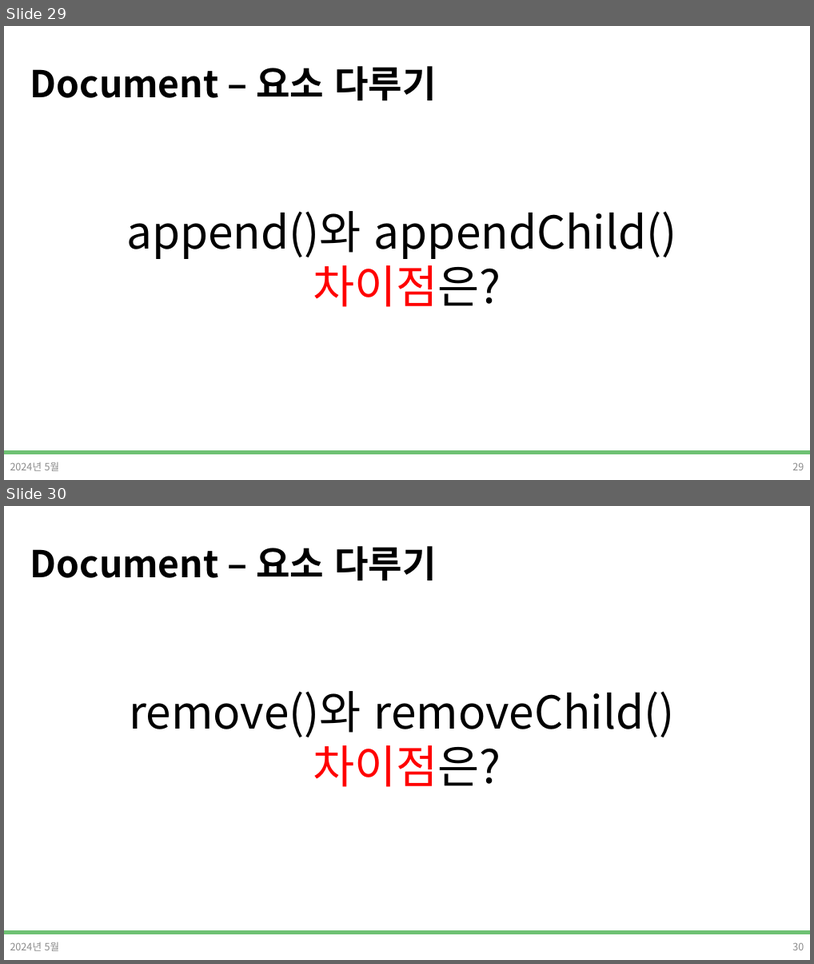
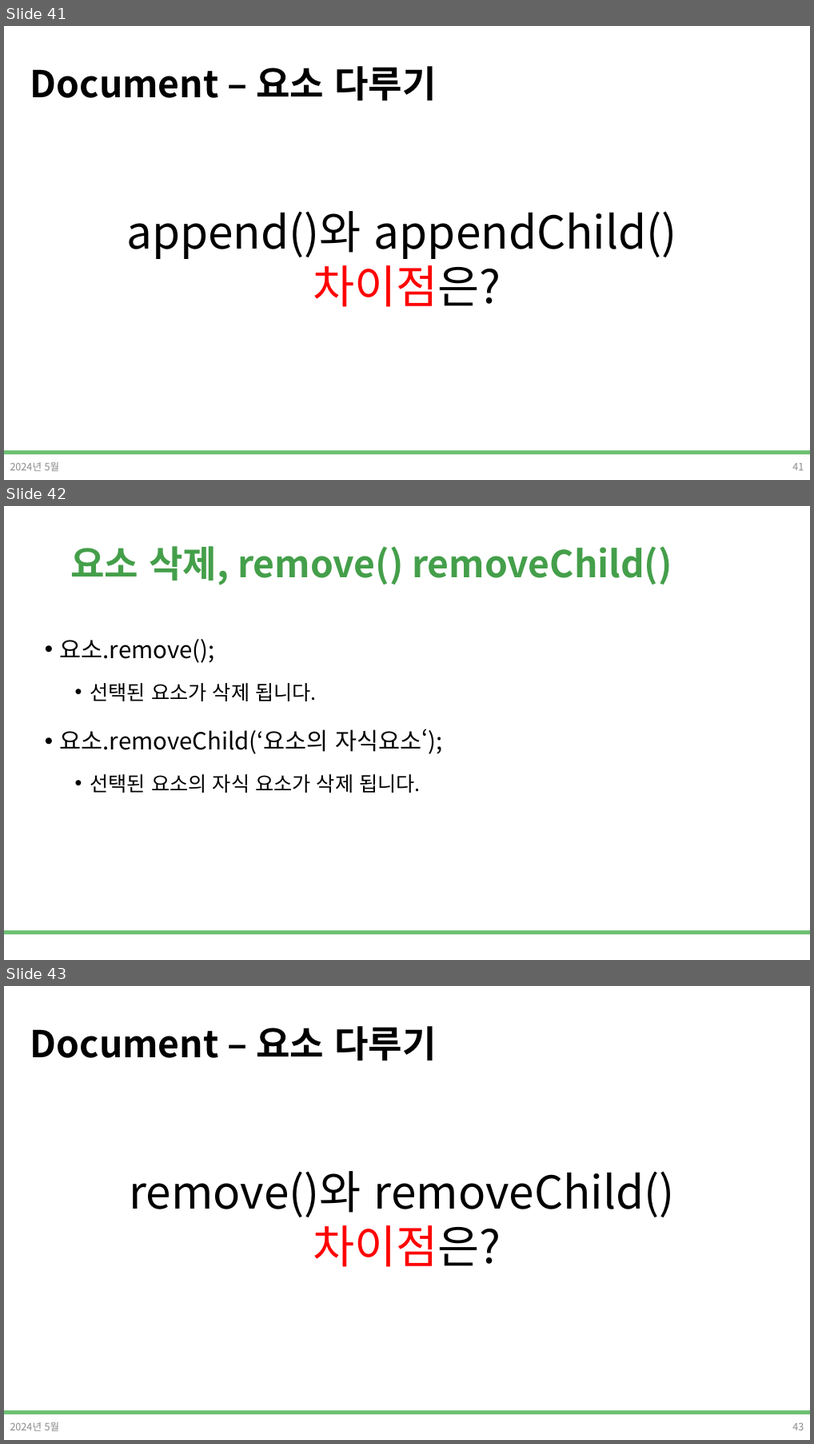
Before and after one commit to DevDamon0527/SeSAC_Yeongdeungpo_Campus_6th, a slide deck: material/[SeSAC_YDP_6] 04_2_Javascript_표준객체,DOM.pptx. Shown one above the other, each under a label of ours: slides 29 and 30 before the commit, slides 41, 42 and 43 after it. The pictures are 814x964 and 814x1444 pixels, drawn with LibreOffice and Linux fonts; fonts in the diff are those of the drawing; background and template pictures are left out. Boxes give left, top, right and bottom in pixels: in the first picture for what was removed or moved away, otherwise in the second. Text is boxed around its words. In the diff, an @@ line names an element or a change of style, - is before the commit and + after.

```diff
--- a/material/[SeSAC_YDP_6] 04_2_Javascript_표준객체,DOM.pptx
+++ b/material/[SeSAC_YDP_6] 04_2_Javascript_표준객체,DOM.pptx
@@ slide 42 added at <box>4,506,810,960</box>, background #FFFFFF; not listed: 1 template element that a slide beside it also shows @@
@@ title added at <box>70,546,673,585</box>, 44 pt, text #449F4A, bold @@
+요소 삭제, remove() removeChild()
@@ text added at <box>60,639,442,792</box>, 28 pt, text #000000 @@
+• 요소.remove();
+  • 선택된 요소가 삭제 됩니다.
+• 요소.removeChild(‘요소의 자식요소‘);
+  • 선택된 요소의 자식 요소가 삭제 됩니다.
@@ what was slide 29 is now slide 41 @@
@@ page number at <box>793,463,804,470</box>: text changed @@
-29
+41
@@ what was slide 30 is now slide 43 @@
@@ page number at <box>793,1423,804,1430</box>: text changed @@
-30
+43
```
Also in this commit, not shown: 2 slides changed, 16 other slides added, 7 other files.
